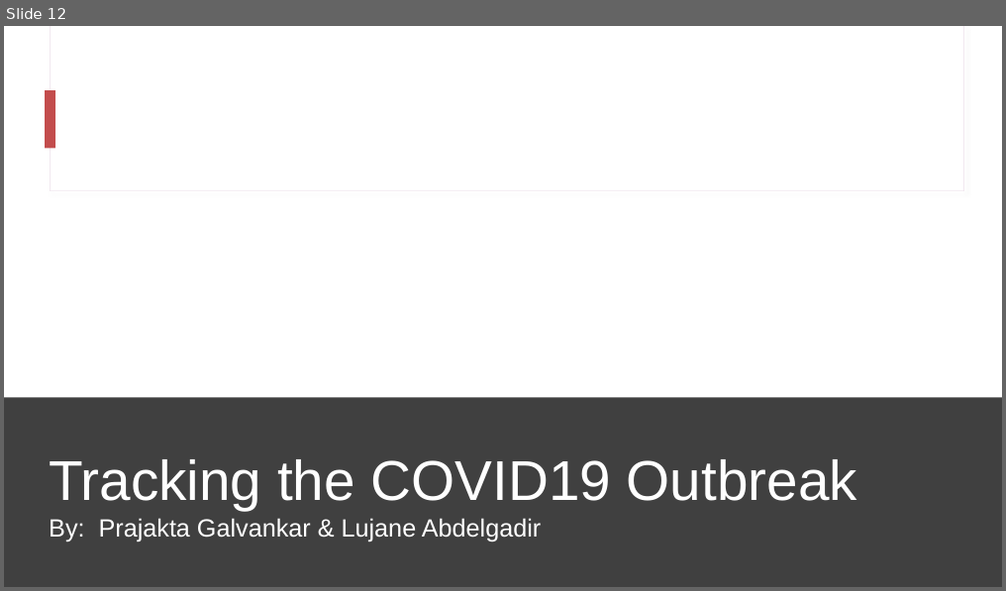
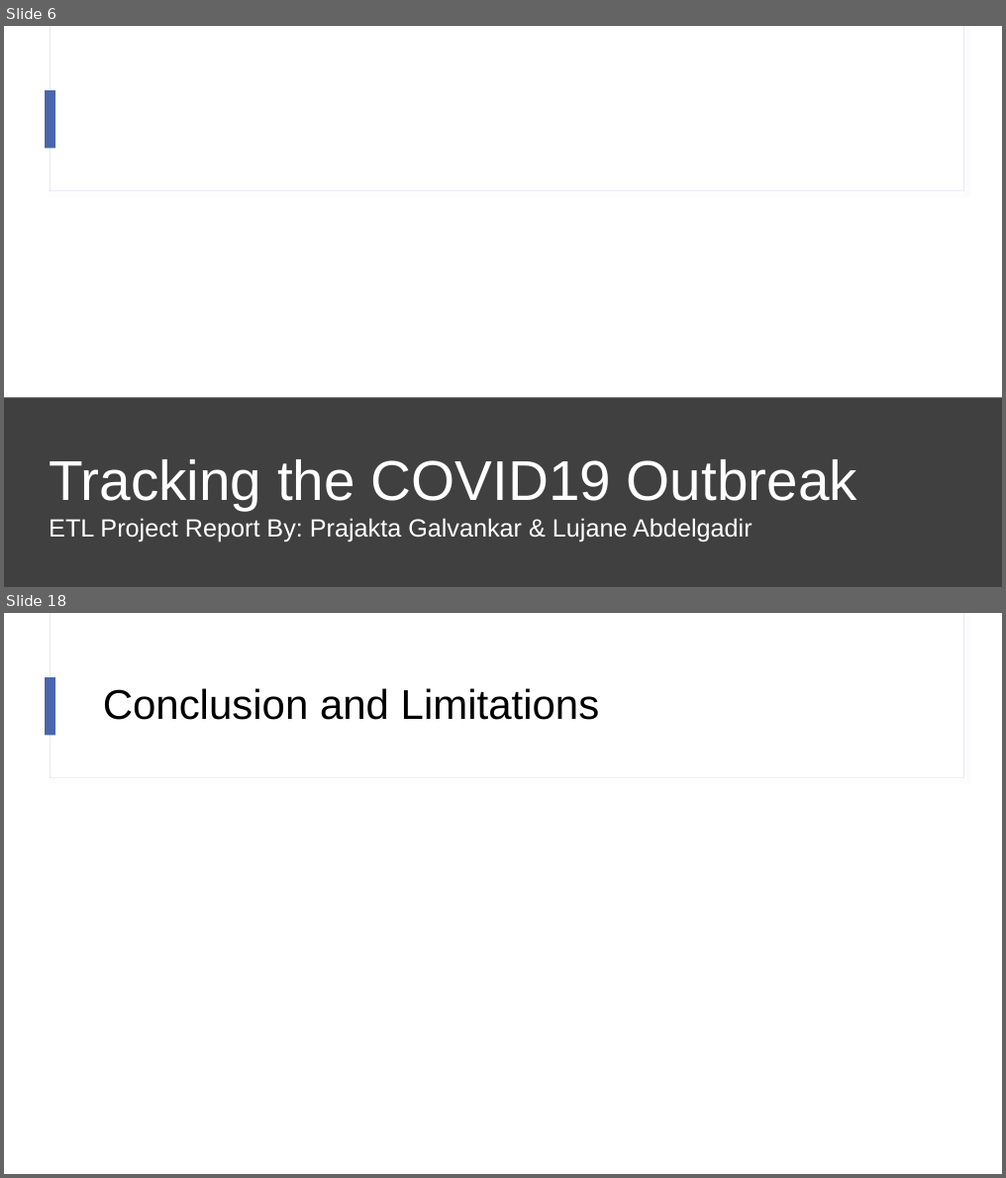
Before and after one commit to lujane-92/Project-2, a slide deck: ETL Project - Draft report.pptx. Shown one above the other, each under a label of ours: slide 12 before the commit, slides 6 and 18 after it; the slides between them are not shown. The pictures are 1006x591 and 1006x1178 pixels, drawn with LibreOffice and Linux fonts; fonts in the diff are those of the drawing; background and template pictures are left out. Boxes give left, top, right and bottom in pixels: in the first picture for what was removed or moved away, otherwise in the second. Text is boxed around its words. In the diff, an @@ line names an element or a change of style, - is before the commit and + after.

Commit message:
updated report

```diff
--- a/ETL Project - Draft report.pptx
+++ b/ETL Project - Draft report.pptx
@@ slide 18 added at [4,613,1002,1174], background #FFFFFF; not listed: 3 template elements that a slide beside it also shows @@
@@ title added at [103,688,600,720], 40 pt, text #000000 @@
+Conclusion and Limitations
@@ what was slide 12 is now slide 6 @@
@@ slide 6 changed as well @@
@@ rectangle at [50,26,963,191]: outline #F0E5EE 0.75 pt to #E4E5F3 0.75 pt @@
@@ rectangle at [46,90,55,148]: fill #C34D4D to #4A66AC @@
@@ text in rectangle at [49,518,751,543]: text changed @@
-  By: Prajakta Galvankar & Lujane Abdelgadir
+  ETL Project Report By: Prajakta Galvankar & Lujane Abdelgadir
```
Also in this commit, not shown: 5 other slides changed, 12 other slides added, 6 slides removed.
